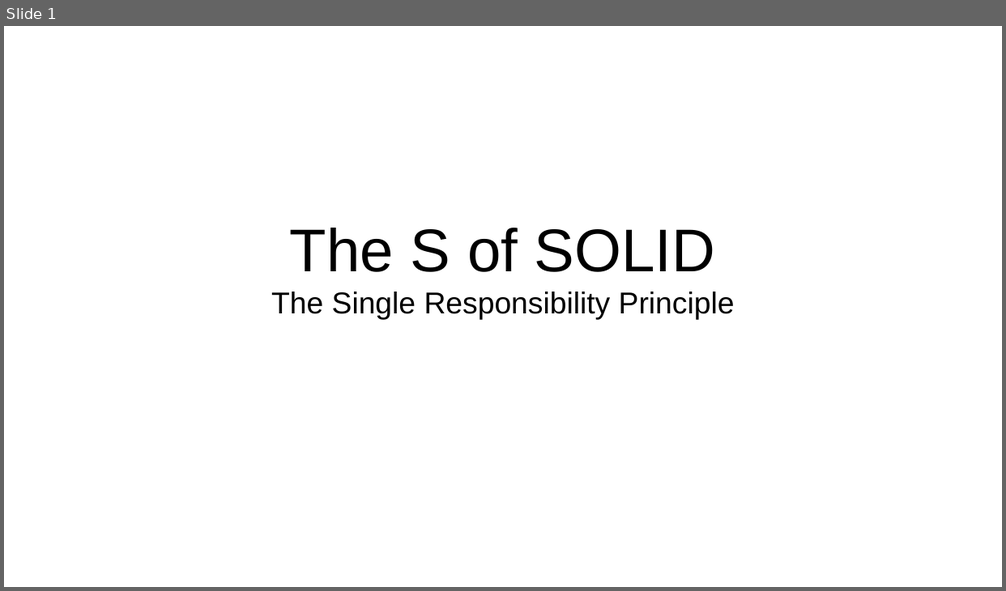
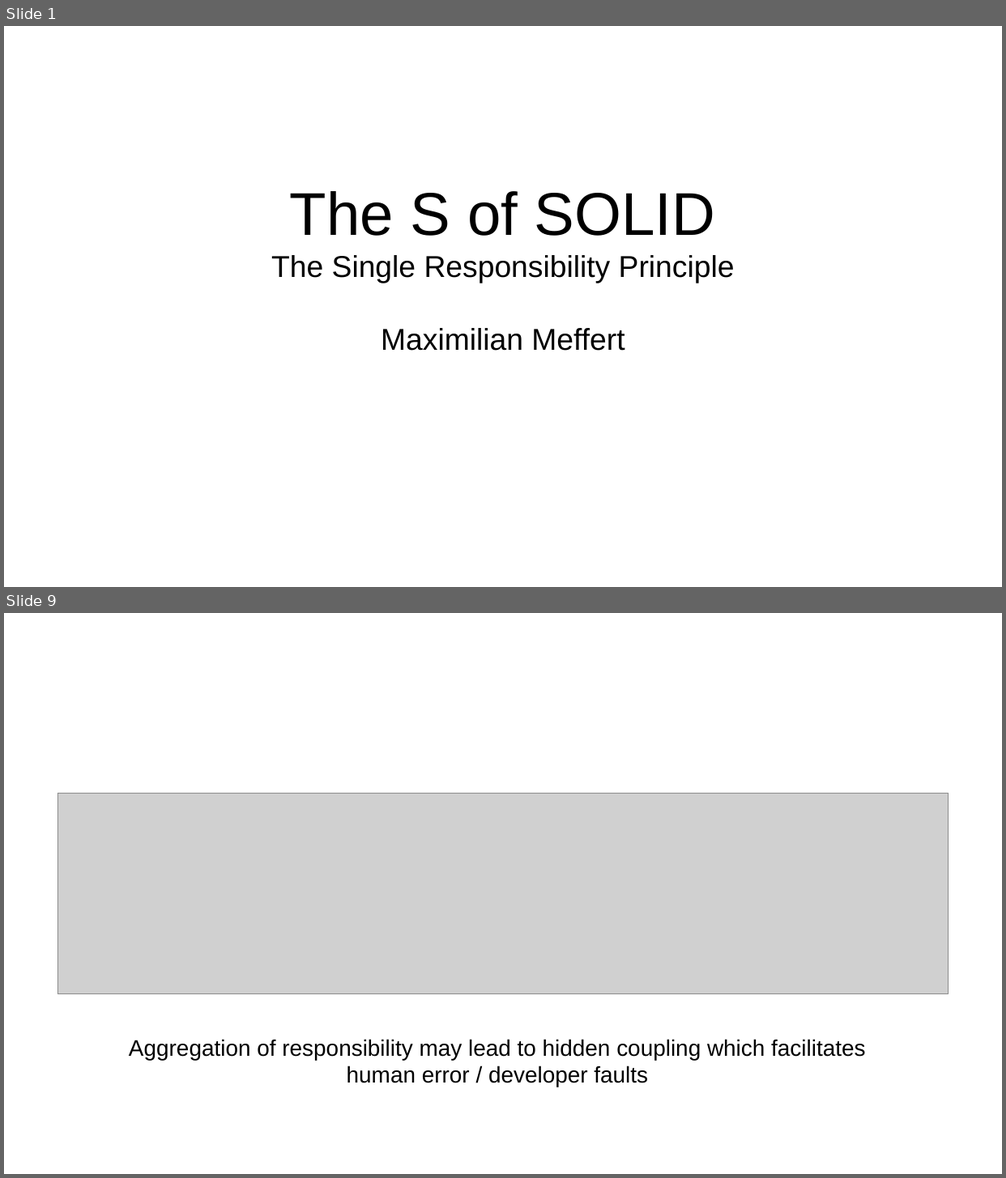
Before and after one commit to maxmeffert/SOLID, a slide deck: TheSofSOLID/TheSofSOLID.odp. Shown one above the other, each under a label of ours: slide 1 before the commit, slides 1 and 9 after it; the slides between them are not shown. The pictures are 1006x591 and 1006x1178 pixels, drawn with LibreOffice and Linux fonts; fonts in the diff are those of the drawing; grey boxes stand for pictures. Boxes give left, top, right and bottom in pixels: in the first picture for what was removed or moved away, otherwise in the second. Text is boxed around its words. In the diff, an @@ line names an element or a change of style, - is before the commit and + after.

```diff
--- a/TheSofSOLID/TheSofSOLID.odp
+++ b/TheSofSOLID/TheSofSOLID.odp
@@ slide 9 added at [4,613,1002,1174], background #FFFFFF @@
@@ picture added at [57,793,948,995] @@
@@ text added at [129,1039,865,1088], 18 pt, text #000000 @@
+Aggregation of responsibility may lead to hidden coupling which facilitates human error / developer faults
@@ slide 1 changed as well @@
@@ subtitle at [381,328,624,351]: paragraph added @@
+Maximilian Meffert
```
Also in this commit, not shown: 12 other slides added, 1 slide removed, 3 other files.
